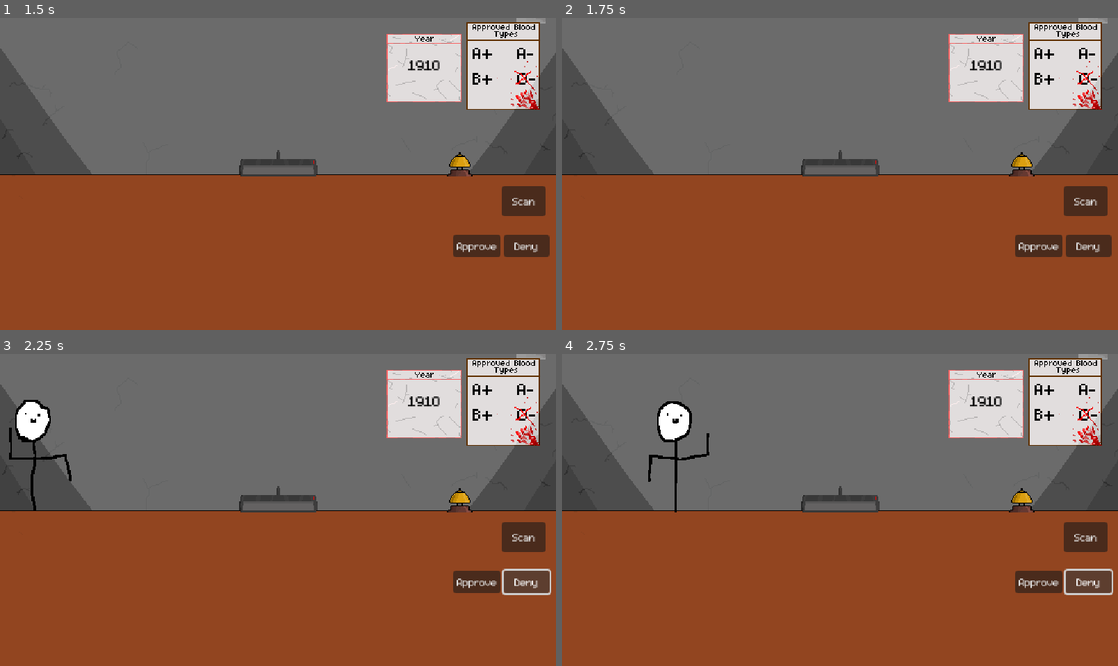
Above: before the commit, frames 1-4 (two rows, left to right).
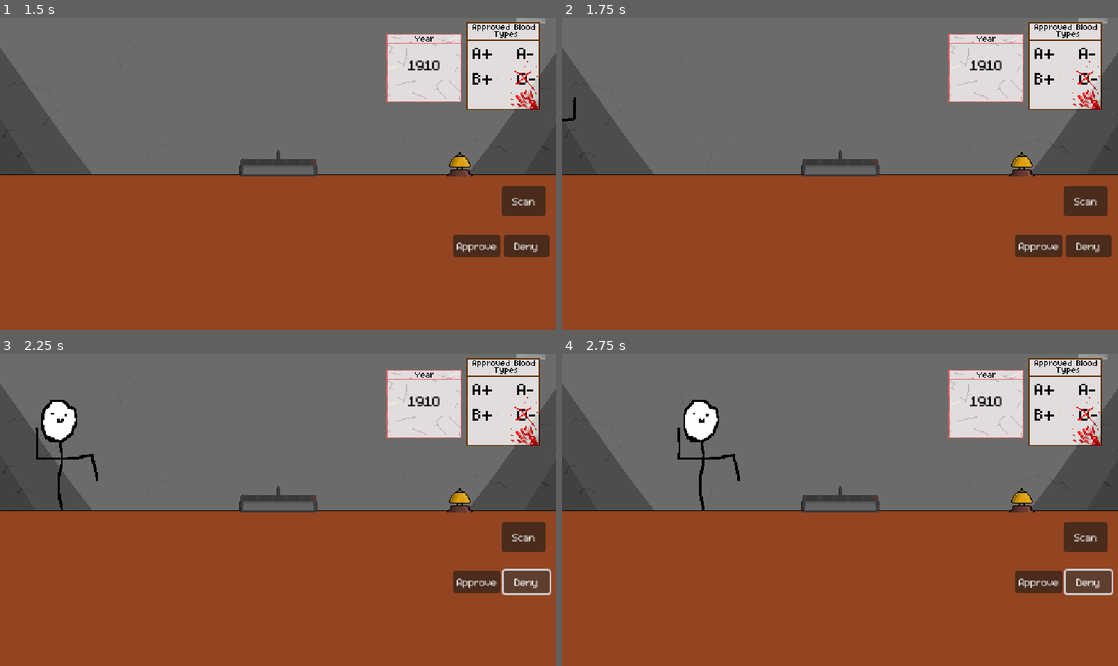
Above: after the commit, the same moments.

Repository: ReeceDev8/PaperGame
Game: Godot game, scene res://game.tscn
Two runs of this game, one before a commit and one after it. Both use one fixed random seed, a clock stepped at 60 frames per second and the inputs below.
Inputs (mouse positions are in pixels of both pictures, inside the frame that each line leads up to):
- Up to frame 1 (1.5 s): click "Scan" at 0.5 s; click (461, 161) at 1.25 s
- Up to frame 2 (1.75 s): no input
- Up to frame 3 (2.25 s): click "Deny" at 2 s
- Up to frame 4 (2.75 s): no input

Frame 1 is identical in both runs. In frame 2, less than 0.1% of the frame differs, in the area x 0-3%, y 25-34%; in frame 3, 1.7%, in the area x 1-18%, y 14-51%; in frame 4, 1.7%.

Commit message:
Refactor animation system into animation manager
Moved all tweening into an animation manager script to clean up mainscreen script.

Diff:
--- /dev/null
+++ b/Scripts/AnimationManager.gd
@@ -0,0 +1,44 @@
+extends Node
+class_name AnimationManager
+
+func animate_bell(sprite: AnimatedSprite2D) -> void:
+	sprite.frame = 1
+	await get_tree().create_timer(0.15).timeout
+	sprite.frame = 0
+
+func animate_scanner(sprite: AnimatedSprite2D) -> void:
+	await get_tree().create_timer(1.5).timeout
+	sprite.modulate.a = 1.0
+	sprite.play("ScannerState1")
+	await get_tree().create_timer(3.8).timeout
+	sprite.modulate.a = 0.0
+
+func animate_maindoc_spawn(doc_node: TextureRect) -> void:
+	var tween = create_tween()
+	tween.tween_property(doc_node, "global_position", Vector2(250, 162), 2.0).set_trans(Tween.TRANS_CUBIC).set_ease(Tween.EASE_OUT)
+
+	tween.finished.connect(func():
+		if doc_node:
+			doc_node.z_index = 4
+	)
+	await tween.finished
+
+func animate_persdoc_spawn(persdoc_node: Node) -> void:
+	var tween = create_tween().set_parallel(true)
+	tween.tween_property(persdoc_node, "global_position", Vector2(150, 162), .5).set_trans(Tween.TRANS_CUBIC).set_ease(Tween.EASE_OUT)
+	tween.tween_property(persdoc_node, "modulate:a", 1.0, .2)
+	await tween.finished
+
+func animate_report_spawn(report_node: Node) -> void:
+	var tween = create_tween()
+	tween.tween_property(report_node, "global_position", Vector2(260, 270), 3.5).set_trans(Tween.TRANS_CUBIC).set_ease(Tween.EASE_OUT)
+	await tween.finished
+
+func animate_document_handoff(doc_node: Node):
+	var start_y = doc_node.global_position.y
+	var drop_target_y = start_y + 120
+
+	var anim = create_tween().set_parallel(true)
+	anim.tween_property(doc_node, "global_position:y", drop_target_y, 0.5).set_trans(Tween.TRANS_QUAD).set_ease(Tween.EASE_IN)
+	anim.tween_property(doc_node, "modulate:a", 0.0, 0.2)
+	anim.finished.connect(doc_node.queue_free)
--- a/Scripts/MainScreen.gd
+++ b/Scripts/MainScreen.gd
@@ -3,6 +3,7 @@
 var document_blueprint = preload("res://Papers/Document.tscn")
 var paperslip_blueprint = preload("res://Papers/paper_slip.tscn")
 var persdoc_blueprint = preload("res://Papers/personal_doc.tscn")
+var trash_sound = preload("res://Assets/Audio/Slip_Trash.ogg")
 
 @onready var desk_area = $Environment/DeskArea
 @onready var print_player = $PrintPlayer
@@ -10,10 +11,11 @@
 @onready var bell_player = $Interface/BellButton/BellPlayer
 @onready var stamp_player = $StampSound
 @onready var scanner_sound = $ScannerSound
-@onready var scanner_anim = $VisitorSystem/ScannerAnim
+@onready var scanner = $VisitorSystem/ScannerAnim
 @onready var bell = $Interface/BellButton/Bell
 @onready var dialogue_manager: DialogueManager = $DialogueSystem
 @onready var visitor_manager: VisitorManager = $VisitorSystem
+@onready var animation_manager: AnimationManager = $AnimationManager
 
 enum GameState { WAITING_FOR_VISITOR, CALLED_FOR_VISITOR, VISITOR_ARRIVED, DOCUMENT_ACTIVE, VISITOR_LEAVING }
 var current_state = GameState.WAITING_FOR_VISITOR
@@ -33,10 +35,10 @@
 		visitor_manager.exit_complete.connect(_on_turn_reset)
 
 func _on_beautiful_bell_pressed():
+
 	bell_player.play()
-	bell.frame = 1
-	await get_tree().create_timer(0.15).timeout
-	bell.frame = 0
+	animation_manager.animate_bell(bell)
+
 	if current_state != GameState.WAITING_FOR_VISITOR: return
 	current_state = GameState.CALLED_FOR_VISITOR
 
@@ -51,11 +53,7 @@
 	current_state = GameState.DOCUMENT_ACTIVE
 
 	scanner_sound.play()
-	await get_tree().create_timer(1.5).timeout
-	scanner_anim.modulate.a = 1.0
-	scanner_anim.play("ScannerState1")
-	await get_tree().create_timer(3.8).timeout
-	scanner_anim.modulate.a = 0.0
+	await animation_manager.animate_scanner(scanner)
 
 	var random_year: String = ""
 	var random_name = FileReader.get_random_name()
@@ -92,16 +90,10 @@
 	current_document_instance.z_index = 0
 	current_persdoc_instance.global_position = Vector2(150, 150)
 
-	var tween = create_tween().set_parallel(true)
+	animation_manager.animate_maindoc_spawn(current_document_instance)
+	await get_tree().create_timer(1.0).timeout
+	animation_manager.animate_persdoc_spawn(current_persdoc_instance)
 
-	tween.tween_property(current_document_instance, "global_position", Vector2(250, 162), 2.0).set_trans(Tween.TRANS_CUBIC).set_ease(Tween.EASE_OUT)
-	tween.tween_property(current_persdoc_instance, "global_position", Vector2(150, 162), .5).set_trans(Tween.TRANS_CUBIC).set_ease(Tween.EASE_OUT).set_delay(1)
-	tween.tween_property(current_persdoc_instance, "modulate:a", 1.0, .2).set_delay(1.0)
-
-	tween.finished.connect(func():
-		if current_document_instance:
-			current_document_instance.z_index = 4
-	)
 
 func _on_approve_button_pressed():
 	if current_state == GameState.DOCUMENT_ACTIVE:
@@ -122,7 +114,13 @@
 func process_hand_off(doc_type: String, doc_node: Node):
 	if current_decision == "none": return
 
-	animate_document_handoff(doc_node)
+	var temp_player = AudioStreamPlayer.new()
+	add_child(temp_player)
+	temp_player.stream = trash_sound
+	temp_player.play()
+	animation_manager.animate_document_handoff(doc_node)
+	temp_player.finished.connect(temp_player.queue_free)
+
 	# 1. Add this document to the list if not already there
 	if not handed_over_docs.has(doc_type):
 		handed_over_docs.append(doc_type)
@@ -133,15 +131,7 @@
 	else:
 		print("Waiting for the other document...")
 
-func animate_document_handoff(doc_node: Node):
-	var start_y = doc_node.global_position.y
-	var drop_target_y = start_y + 120
 
-	var anim = create_tween().set_parallel(true)
-	anim.tween_property(doc_node, "global_position:y", drop_target_y, 0.5).set_trans(Tween.TRANS_QUAD).set_ease(Tween.EASE_IN)
-	anim.tween_property(doc_node, "modulate:a", 0.0, 0.2)
-	# Clean up only this specific node when it's done
-	anim.finished.connect(doc_node.queue_free)
 
 func start_dismissal():
 	current_state = GameState.VISITOR_LEAVING
@@ -166,9 +156,10 @@
 		evaluation = "Incorrect"
 		current_slip_instance.get_node("SlipText").setup_slip(evaluation)
 
-	var tween = create_tween()
+
+	animation_manager.animate_report_spawn(current_slip_instance)
 	print1_player.play()
-	tween.tween_property(current_slip_instance, "global_position", Vector2(260, 270), 3.5).set_trans(Tween.TRANS_CUBIC).set_ease(Tween.EASE_OUT)
+
 
 func _on_turn_reset():
 	if is_instance_valid(current_document_instance):
@@ -185,9 +176,9 @@
 	var letters: String = "ABCDEFGHIJKLMNOPQRSTUVWXYZ"
 	for i in range(length):
 		if (i % 2 == 0):
-			var random_letter = randi_range(0,  letters.length() - 1)
+			var random_letter = randi() % letters.length()
 			random_ID += letters[random_letter]
 		else:
-			var random_number = randi_range(0,  numbers.length() - 1)
+			var random_number = randi() % numbers.length()
 			random_ID += numbers[random_number]
 	return random_ID
--- a/game.tscn
+++ b/game.tscn
@@ -22,6 +22,7 @@
 [ext_resource type="Texture2D" uid="uid://dklmmeovq4kwq" path="res://Assets/Images/Scanner2.png" id="14_e28w3"]
 [ext_resource type="Script" path="res://Scripts/DialogueManager.gd" id="15_8eyi1"]
 [ext_resource type="Texture2D" uid="uid://84vq8apxsy8m" path="res://Assets/Images/Bell_pressed.png" id="21_1djjb"]
+[ext_resource type="Script" path="res://Scripts/AnimationManager.gd" id="23_qsujc"]
 
 [sub_resource type="SpriteFrames" id="SpriteFrames_8g412"]
 animations = [{
@@ -289,6 +290,9 @@
 animation = &"BellPress"
 frame_progress = 0.484348
 
+[node name="AnimationManager" type="Node" parent="."]
+script = ExtResource("23_qsujc")
+
 [connection signal="pressed" from="Interface/DenyButton" to="." method="_on_deny_button_pressed"]
 [connection signal="pressed" from="Interface/ApproveButton" to="." method="_on_approve_button_pressed"]
 [connection signal="pressed" from="Interface/SpawnPaperButton" to="." method="_on_button_pressed"]
Not shown: 1 places in game.tscn that only renumber resources
